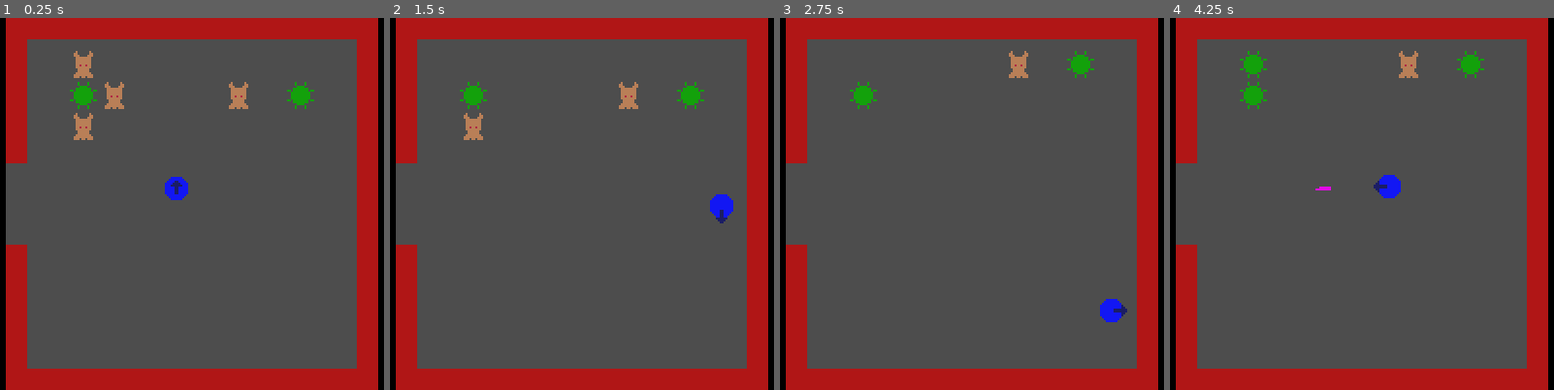
Above: before the commit, frames 1-4 (left to right).
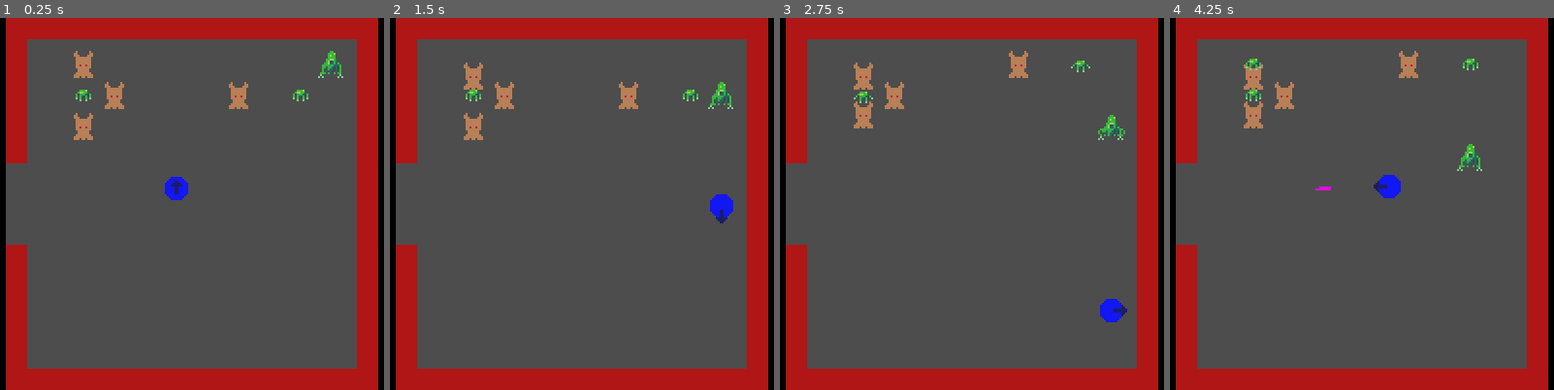
Above: after the commit, the same moments.

Repository: alexpech12/godot-parasite
Game: Godot game, scene res://scenes/game.tscn
Same seed, same stepped clock (60 frames per second), same inputs: the game is played once before the commit and once after it. This scene is started directly instead of the project's main scene.
Inputs:
- Up to frame 1 (0.25 s): no input
- Up to frame 2 (1.5 s): tap Enter at 0.5 s; hold Right (ui_right) 0.53-1.28 s; hold Space (attack) 0.53-1.28 s; hold Down (ui_down) from 1.28 s (still down); tap Space (attack) at 1.35 s
- Up to frame 3 (2.75 s): release Down (ui_down) at 2.03 s; hold Right (ui_right) from 2.03 s (still down); hold Space (attack) from 2.03 s (still down)
- Up to frame 4 (4.25 s): release Right (ui_right) at 2.78 s; release Space (attack) at 2.78 s; hold Up (ui_up) 2.78-3.53 s; tap Space (attack) at 2.85 s; hold Left (ui_left) from 3.53 s (still down); hold Space (attack) from 3.53 s (still down)

The runs differ from the first frame. In frame 1, 0.7% of the frame differs, in the area x 18-90%, y 8-25%; in frame 2, 1.2%; in frame 3, 1.4%; in frame 4, 1.6%, in the area x 18-82%, y 8-42%.
Error before the commit: Invalid access of index '11' on a base object of type: 'String'. (res://scenes/room/Room.gd:51)
Error after the commit: Invalid access of index '11' on a base object of type: 'String'. (res://scenes/room/Room.gd:53)

Commit message:
Add more enemies

Diff:
--- a/scenes/enemies/BaseCreature.gd
+++ b/scenes/enemies/BaseCreature.gd
@@ -14,13 +14,27 @@
 
 var current_state: State
 
+var player: Player
+
 # Called when the node enters the scene tree for the first time.
 func _ready():
     current_state = IdleState.new(self)
 
+    player = get_tree().root.find_child("Player", true, false)
+    assert(player, "player could not be found")
+
 # Called every frame. 'delta' is the elapsed time since the previous frame.
 func _process(delta):
     process_state_machine(get_inputs(delta), delta)
+
+    play_animation(get_current_animation())
+
+func get_current_animation():
+    var animation_string = current_state.animation_name
+    return animation_string
+
+func play_animation(animation):
+    $AnimatedSprite2D.play(animation)
 
 func get_inputs(delta):
     return {}
@@ -66,6 +80,16 @@
 func receive_damage(amount):
     print_debug(amount, " damage, (", health, " -> ", health - amount, ")")
     health -= amount
+    var tween = get_tree().create_tween()
+    tween.tween_property($AnimatedSprite2D, "modulate", Color.RED, 0.1)
+    tween.tween_property($AnimatedSprite2D, "modulate", Color.WHITE, 0.1)
 
 func dead():
     return health <= 0
+
+func on_death_entered():
+    print_debug("on_death_entered()")
+    var death_sprite = $AnimatedSprite2D.duplicate()
+    add_sibling(death_sprite)
+    death_sprite.position = position
+    death_sprite.play("death")
--- /dev/null
+++ b/scenes/enemies/Parasite.gd
@@ -0,0 +1,52 @@
+class_name Parasite
+
+extends BaseCreature
+
+@export var duplication_energy = 1
+
+var energy = 0
+
+var duplicate_location: Vector2
+
+var creature_type = CreatureType.Parasite
+
+func on_move_entered():
+    print_debug("Starting move")
+    duplicate_location = position
+
+func on_move_exited(success):
+    if !success:
+        print_debug("Move not successful!")
+        return
+
+    if energy >= duplication_energy:
+        print_debug("Enough energy to duplicate")
+        var new_parasite = self.duplicate()
+        add_sibling(new_parasite)
+        new_parasite.position = duplicate_location
+        energy = 0
+
+
+func consume_monster(monster):
+    print_debug("Consuming ", monster)
+    # When energy passes a threshold, spawn an identical parasite
+    # Stronger monsters give more energy
+    energy += monster.damage
+
+func on_touched_by_player(player):
+    player.receive_damage(damage)
+
+func on_touched_by_monster(monster):
+    monster.receive_damage(damage)
+    if monster.dead():
+        consume_monster(monster)
+
+func on_touched_by_parasite(parasite):
+    pass
+    # TODO: Unsure if we want this or not
+    #print_debug("Parasites are touching!")
+    #if self.is_greater_than(parasite):
+        #return
+        #
+    #health += parasite.health
+    #parasite.health = 0
--- /dev/null
+++ b/scenes/enemies/ParasiteAdult.gd
@@ -0,0 +1,34 @@
+extends Parasite
+
+var wait_time = 1
+var t = 0.0
+
+# Called every frame. 'delta' is the elapsed time since the previous frame.
+func get_inputs(delta):
+    var inputs = {}
+
+    t += delta
+
+    if t > wait_time:
+        # Move in the direction of the player
+        var player_up = player.position.y < position.y
+        var player_down = player.position.y > position.y
+        var player_left = player.position.x < position.x
+        var player_right = player.position.x > position.x
+        var input_options = []
+        if player_up: input_options.append(0)
+        if player_down: input_options.append(1)
+        if player_left: input_options.append(2)
+        if player_right: input_options.append(3)
+        input_options.shuffle()
+        if input_options.size() > 0:
+            var input_i = input_options[0]
+            inputs = {
+                up = input_i == 0,
+                down = input_i == 1,
+                left = input_i == 2,
+                right = input_i == 3,
+            }
+        t = 0
+
+    return inputs
--- a/scenes/enemies/ParasiteBaby.gd
+++ b/scenes/enemies/ParasiteBaby.gd
@@ -1,39 +1,7 @@
-extends BaseCreature
+extends Parasite
 
 var wait_time = null
 var t = 0.0
-
-var energy = 0
-
-var duplicate_self = false
-var duplicate_location: Vector2
-
-var creature_type = CreatureType.Parasite
-
-var parasite_scene: PackedScene
-
-func _ready():
-    super()
-
-    #parasite_scene = load("res://scenes/enemies/parasite_baby.tscn")
-
-func on_move_entered():
-    print_debug("Starting move")
-    duplicate_location = position
-
-func on_move_exited(success):
-    if !success:
-        print_debug("Move not successful!")
-        return
-
-    if energy >= 1:
-        print_debug("Enough energy to duplicate")
-        #var new_parasite = parasite_scene.instantiate()
-        var new_parasite = self.duplicate()
-        add_sibling(new_parasite)
-        new_parasite.position = duplicate_location
-        energy = 0
-
 
 # Called every frame. 'delta' is the elapsed time since the previous frame.
 func get_inputs(delta):
@@ -59,27 +27,3 @@
         wait_time = null
 
     return inputs
-
-func consume_monster(monster):
-    print_debug("Consuming ", monster)
-    # When energy passes a threshold, spawn an identical parasite
-    # Stronger monsters give more energy
-    energy += monster.damage
-
-func on_touched_by_player(player):
-    player.receive_damage(damage)
-
-func on_touched_by_monster(monster):
-    monster.receive_damage(damage)
-    if monster.dead():
-        consume_monster(monster)
-
-func on_touched_by_parasite(parasite):
-    pass
-    # TODO: Unsure if we want this or not
-    #print_debug("Parasites are touching!")
-    #if self.is_greater_than(parasite):
-        #return
-        #
-    #health += parasite.health
-    #parasite.health = 0
--- /dev/null
+++ b/scenes/enemies/ParasiteJuvenile.gd
@@ -0,0 +1,38 @@
+extends Parasite
+
+var wait_time = null
+var t = 0.0
+
+# Called every frame. 'delta' is the elapsed time since the previous frame.
+func get_inputs(delta):
+    var inputs = {}
+
+    if wait_time == null:
+        wait_time = randi_range(1,3)
+
+    t += delta
+
+    if t > wait_time:
+        # Move in the direction of the player
+        var player_up = player.position.y < position.y
+        var player_down = player.position.y > position.y
+        var player_left = player.position.x < position.x
+        var player_right = player.position.x > position.x
+        var input_options = []
+        if player_up: input_options.append(0)
+        if player_down: input_options.append(1)
+        if player_left: input_options.append(2)
+        if player_right: input_options.append(3)
+        input_options.shuffle()
+        if input_options.size() > 0:
+            var input_i = input_options[0]
+            inputs = {
+                up = input_i == 0,
+                down = input_i == 1,
+                left = input_i == 2,
+                right = input_i == 3,
+            }
+        t = 0
+        wait_time = null
+
+    return inputs
--- /dev/null
+++ b/scenes/enemies/parasite_adult.tscn
@@ -0,0 +1,60 @@
+[gd_scene load_steps=9 format=3 uid="uid://b1nrb0xrbb3qr"]
+
+[ext_resource type="PackedScene" uid="uid://bx6ejmm0gw07c" path="res://scenes/enemies/base_creature.tscn" id="1_cs01x"]
+[ext_resource type="Texture2D" uid="uid://c6d52qmbpp5de" path="res://images/parasites.png" id="2_eq8qc"]
+[ext_resource type="Script" path="res://scenes/enemies/ParasiteAdult.gd" id="2_txaxd"]
+
+[sub_resource type="AtlasTexture" id="AtlasTexture_etyok"]
+atlas = ExtResource("2_eq8qc")
+region = Rect2(48, 32, 16, 16)
+
+[sub_resource type="AtlasTexture" id="AtlasTexture_607wg"]
+atlas = ExtResource("2_eq8qc")
+region = Rect2(0, 32, 16, 16)
+
+[sub_resource type="AtlasTexture" id="AtlasTexture_edgif"]
+atlas = ExtResource("2_eq8qc")
+region = Rect2(16, 32, 16, 16)
+
+[sub_resource type="AtlasTexture" id="AtlasTexture_xfnkh"]
+atlas = ExtResource("2_eq8qc")
+region = Rect2(32, 32, 16, 16)
+
+[sub_resource type="SpriteFrames" id="SpriteFrames_xl0l8"]
+animations = [{
+"frames": [{
+"duration": 1.0,
+"texture": SubResource("AtlasTexture_etyok")
+}],
+"loop": true,
+"name": &"death",
+"speed": 5.0
+}, {
+"frames": [{
+"duration": 1.0,
+"texture": SubResource("AtlasTexture_607wg")
+}, {
+"duration": 1.0,
+"texture": SubResource("AtlasTexture_edgif")
+}],
+"loop": true,
+"name": &"idle",
+"speed": 2.0
+}, {
+"frames": [{
+"duration": 1.0,
+"texture": SubResource("AtlasTexture_xfnkh")
+}],
+"loop": true,
+"name": &"step",
+"speed": 5.0
+}]
+
+[node name="ParasiteAdult" instance=ExtResource("1_cs01x")]
+script = ExtResource("2_txaxd")
+duplication_energy = 1
+health = 5
+damage = 3
+
+[node name="AnimatedSprite2D" parent="." index="0"]
+sprite_frames = SubResource("SpriteFrames_xl0l8")
--- a/scenes/enemies/parasite_baby.tscn
+++ b/scenes/enemies/parasite_baby.tscn
@@ -1,40 +1,52 @@
-[gd_scene load_steps=8 format=3 uid="uid://cgjmavhtmfi0y"]
+[gd_scene load_steps=9 format=3 uid="uid://cgjmavhtmfi0y"]
 
 [ext_resource type="Script" path="res://scenes/enemies/ParasiteBaby.gd" id="1_magp3"]
-[ext_resource type="Texture2D" uid="uid://up4jnqous41d" path="res://images/enemy_test.png" id="2_71y6r"]
+[ext_resource type="Texture2D" uid="uid://c6d52qmbpp5de" path="res://images/parasites.png" id="2_n68fk"]
 
-[sub_resource type="AtlasTexture" id="AtlasTexture_ijl2j"]
-atlas = ExtResource("2_71y6r")
-region = Rect2(0, 16, 16, 16)
+[sub_resource type="AtlasTexture" id="AtlasTexture_dd038"]
+atlas = ExtResource("2_n68fk")
+region = Rect2(48, 0, 16, 16)
 
-[sub_resource type="AtlasTexture" id="AtlasTexture_ckoxr"]
-atlas = ExtResource("2_71y6r")
+[sub_resource type="AtlasTexture" id="AtlasTexture_f2ox0"]
+atlas = ExtResource("2_n68fk")
 region = Rect2(0, 0, 16, 16)
 
-[sub_resource type="AtlasTexture" id="AtlasTexture_1pkap"]
-atlas = ExtResource("2_71y6r")
+[sub_resource type="AtlasTexture" id="AtlasTexture_dlf4b"]
+atlas = ExtResource("2_n68fk")
 region = Rect2(16, 0, 16, 16)
+
+[sub_resource type="AtlasTexture" id="AtlasTexture_7cmco"]
+atlas = ExtResource("2_n68fk")
+region = Rect2(32, 0, 16, 16)
 
 [sub_resource type="SpriteFrames" id="SpriteFrames_oabn3"]
 animations = [{
 "frames": [{
 "duration": 1.0,
-"texture": SubResource("AtlasTexture_ijl2j")
+"texture": SubResource("AtlasTexture_dd038")
 }],
 "loop": true,
-"name": &"attack",
+"name": &"death",
 "speed": 5.0
 }, {
 "frames": [{
 "duration": 1.0,
-"texture": SubResource("AtlasTexture_ckoxr")
+"texture": SubResource("AtlasTexture_f2ox0")
 }, {
 "duration": 1.0,
-"texture": SubResource("AtlasTexture_1pkap")
+"texture": SubResource("AtlasTexture_dlf4b")
 }],
 "loop": true,
 "name": &"idle",
-"speed": 1.0
+"speed": 2.0
+}, {
+"frames": [{
+"duration": 1.0,
+"texture": SubResource("AtlasTexture_7cmco")
+}],
+"loop": true,
+"name": &"step",
+"speed": 5.0
 }]
 
 [sub_resource type="CircleShape2D" id="CircleShape2D_211v5"]
@@ -47,7 +59,7 @@
 
 [node name="AnimatedSprite2D" type="AnimatedSprite2D" parent="."]
 sprite_frames = SubResource("SpriteFrames_oabn3")
-animation = &"idle"
+animation = &"step"
 
 [node name="CollisionShape2D" type="CollisionShape2D" parent="."]
 shape = SubResource("CircleShape2D_211v5")
--- /dev/null
+++ b/scenes/enemies/parasite_juvenile.tscn
@@ -0,0 +1,60 @@
+[gd_scene load_steps=9 format=3 uid="uid://dq7q0feu7yrbu"]
+
+[ext_resource type="PackedScene" uid="uid://bx6ejmm0gw07c" path="res://scenes/enemies/base_creature.tscn" id="1_org1j"]
+[ext_resource type="Texture2D" uid="uid://c6d52qmbpp5de" path="res://images/parasites.png" id="2_fwvij"]
+[ext_resource type="Script" path="res://scenes/enemies/ParasiteJuvenile.gd" id="2_gxaop"]
+
+[sub_resource type="AtlasTexture" id="AtlasTexture_xcmbd"]
+atlas = ExtResource("2_fwvij")
+region = Rect2(48, 16, 16, 16)
+
+[sub_resource type="AtlasTexture" id="AtlasTexture_alsbg"]
+atlas = ExtResource("2_fwvij")
+region = Rect2(0, 16, 16, 16)
+
+[sub_resource type="AtlasTexture" id="AtlasTexture_5lsuj"]
+atlas = ExtResource("2_fwvij")
+region = Rect2(16, 16, 16, 16)
+
+[sub_resource type="AtlasTexture" id="AtlasTexture_du625"]
+atlas = ExtResource("2_fwvij")
+region = Rect2(32, 16, 16, 16)
+
+[sub_resource type="SpriteFrames" id="SpriteFrames_eeswt"]
+animations = [{
+"frames": [{
+"duration": 1.0,
+"texture": SubResource("AtlasTexture_xcmbd")
+}],
+"loop": true,
+"name": &"death",
+"speed": 5.0
+}, {
+"frames": [{
+"duration": 1.0,
+"texture": SubResource("AtlasTexture_alsbg")
+}, {
+"duration": 1.0,
+"texture": SubResource("AtlasTexture_5lsuj")
+}],
+"loop": true,
+"name": &"idle",
+"speed": 2.0
+}, {
+"frames": [{
+"duration": 1.0,
+"texture": SubResource("AtlasTexture_du625")
+}],
+"loop": true,
+"name": &"step",
+"speed": 5.0
+}]
+
+[node name="ParasiteJuvenile" instance=ExtResource("1_org1j")]
+script = ExtResource("2_gxaop")
+duplication_energy = 3
+health = 3
+
+[node name="AnimatedSprite2D" parent="." index="0"]
+sprite_frames = SubResource("SpriteFrames_eeswt")
+animation = &"step"
--- a/scenes/player/player.tscn
+++ b/scenes/player/player.tscn
@@ -102,7 +102,7 @@
 "texture": SubResource("AtlasTexture_l3njk")
 }],
 "loop": true,
-"name": &"face_down",
+"name": &"idle_down",
 "speed": 5.0
 }, {
 "frames": [{
@@ -110,7 +110,7 @@
 "texture": SubResource("AtlasTexture_by120")
 }],
 "loop": true,
-"name": &"face_left",
+"name": &"idle_left",
 "speed": 5.0
 }, {
 "frames": [{
@@ -118,7 +118,7 @@
 "texture": SubResource("AtlasTexture_0ok8k")
 }],
 "loop": true,
-"name": &"face_right",
+"name": &"idle_right",
 "speed": 5.0
 }, {
 "frames": [{
@@ -126,7 +126,7 @@
 "texture": SubResource("AtlasTexture_nw30h")
 }],
 "loop": true,
-"name": &"face_up",
+"name": &"idle_up",
 "speed": 5.0
 }, {
 "frames": [{
@@ -172,6 +172,7 @@
 
 [node name="AnimatedSprite2D" type="AnimatedSprite2D" parent="."]
 sprite_frames = SubResource("SpriteFrames_7ywlv")
+animation = &"idle_left"
 
 [node name="CollisionShape2D" type="CollisionShape2D" parent="."]
 shape = SubResource("CircleShape2D_fn27e")
--- a/scenes/room/Room.gd
+++ b/scenes/room/Room.gd
@@ -17,6 +17,8 @@
     Entrance = 'E',
     Exit = 'G',
     ParasiteBaby = 'q',
+    ParasiteJuvenile = 'w',
+    ParasiteAdult = 'e',
     MonsterBaby = 'a'
 }
 
@@ -53,6 +55,10 @@
                     add_wall(x, y)
                 Symbol.ParasiteBaby:
                     add_enemy("parasite_baby", x, y)
+                Symbol.ParasiteJuvenile:
+                    add_enemy("parasite_juvenile", x, y)
+                Symbol.ParasiteAdult:
+                    add_enemy("parasite_adult", x, y)
                 Symbol.MonsterBaby:
                     add_enemy("monster_baby", x, y)
                 Symbol.Player:
--- a/scripts/state_machine/DeathState.gd
+++ b/scripts/state_machine/DeathState.gd
@@ -5,7 +5,9 @@
 var animation_name = "death"
 
 func enter():
-    # TODO: Spawn something to play a death animation
+    if subject.has_method("on_death_entered"):
+        subject.on_death_entered()
+
     subject.queue_free()
 
 func next_state():
--- a/scripts/state_machine/IdleState.gd
+++ b/scripts/state_machine/IdleState.gd
@@ -2,7 +2,7 @@
 
 extends State
 
-var animation_name = "face"
+var animation_name = "idle"
 
 func next_state():
     if inputs.get("dead"):
Binary file added: images/parasites.png
Not shown, added: images/parasites.png.import
Not shown, changed: levels/test/enemies.txt
Not shown, added: piskel/parasites.piskel
